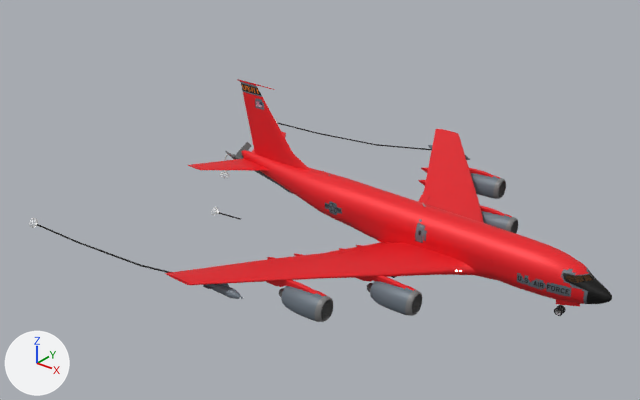
Before and after pictures for a commit that changed the glTF model t9.glb.
One viewpoint serves both versions: a camera (50 mm lens) standing at (37.7, -60.8, 36.8) and looking at (-9.5, -1.8, 0.3). The lights are fixed; the arrows at lower left show +X, +Y and +Z. Where no turn or scale is listed for an object, it has been applied to the vertices.

The first picture shows 'air_brake', '立方体.005'.
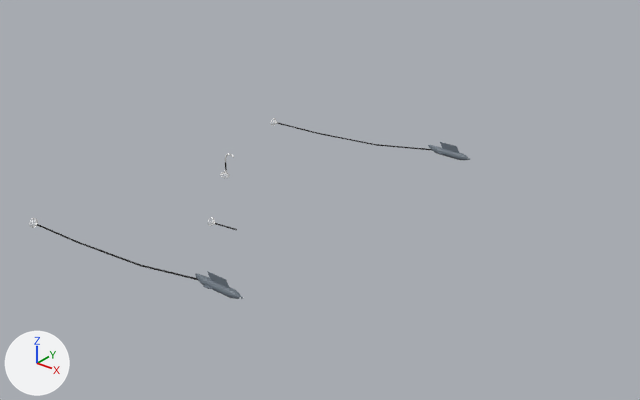
Location of each change, [x1, y1, x2, y2] in pixels of the pictures (640 x 400 px):
'air_brake', deleted (red)
    before: [164, 79, 612, 322]
'立方体.005', moved
    before: [211, 207, 241, 220]
    after: [208, 217, 237, 231]

What changed in the scene script:
```text
Remove ob_air_brake:
    ob_air_brake = bpy.data.objects.new('air_brake', me_cube_023)
    ob_air_brake.location = (0.0, 0.0, 0.56)
Change ob_立方体_005:
    ob_立方体_005.location: (-23.2, -0.01, -6.67) -> (-23.85, -0.01, -8.17)
```
